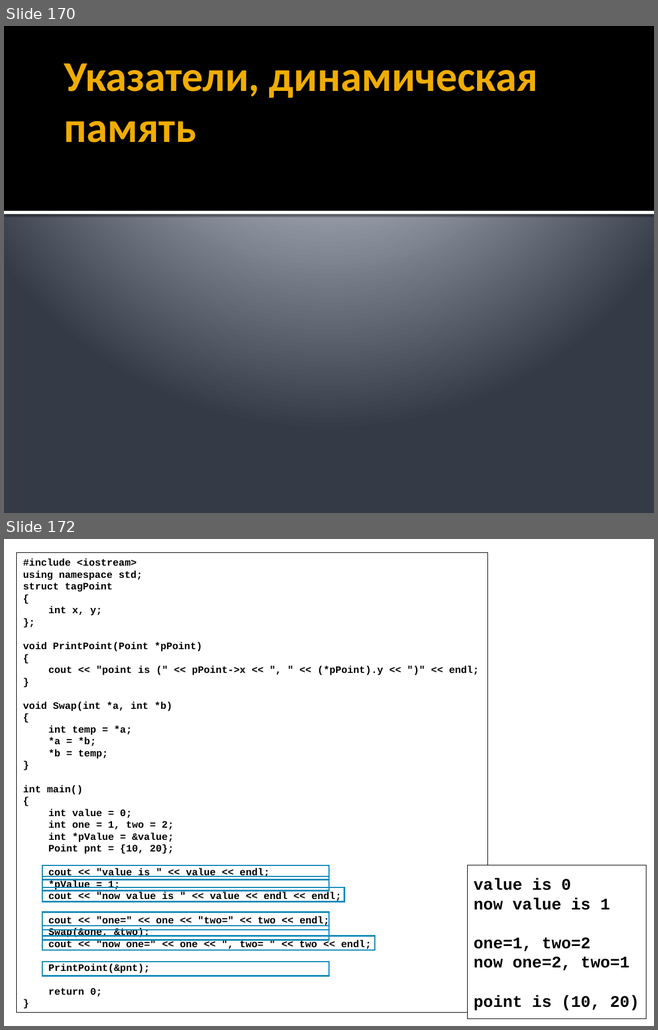
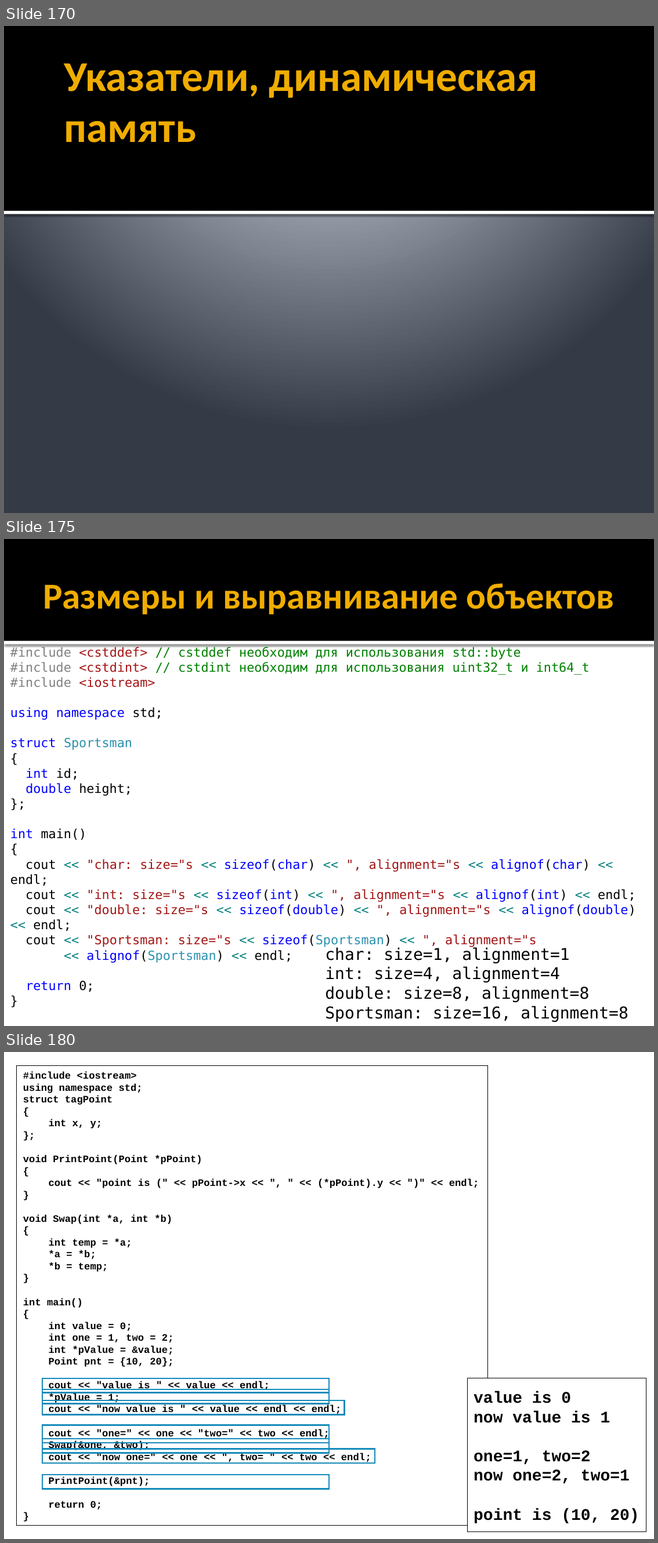
Before and after one commit to alexey-malov/oop, a slide deck: lectures/01/Синтаксис C++.pptx. Shown one above the other, each under a label of ours: slides 170 and 172 before the commit, slides 170, 175 and 180 after it; the slides between them are not shown. The pictures are 658x1030 and 658x1543 pixels, drawn with LibreOffice and Linux fonts; fonts in the diff are those of the drawing. Boxes give left, top, right and bottom in pixels: in the first picture for what was removed or moved away, otherwise in the second. Text is boxed around its words. In the diff, an @@ line names an element or a change of style, - is before the commit and + after.

```diff
--- a/lectures/01/Синтаксис C++.pptx
+++ b/lectures/01/Синтаксис C++.pptx
@@ slide 175 added at (4, 539, 654, 1026), background #FFFFFF @@
@@ rectangle added at (4, 539, 654, 641), fill #000000 @@
@@ title added at (43, 583, 614, 614), 40.5 pt, text #F0AD00, bold @@
+Размеры и выравнивание объектов
@@ rectangle added at (4, 641, 654, 644), fill #FFFFFF @@
@@ text added at (10, 646, 636, 992), 14 pt, text #A31515 @@
+#include <cstddef> // cstddef необходим для использования std::byte
+#include <cstdint> // cstdint необходим для использования uint32_t и int64_t
+#include <iostream>
+using namespace std;
+struct Sportsman
+{
+int id;
+double height;
+};
+int main()
+{
+cout << "char: size="s << sizeof(char) << ", alignment="s << alignof(char) << endl;
+cout << "int: size="s << sizeof(int) << ", alignment="s << alignof(int) << endl;
+cout << "double: size="s << sizeof(double) << ", alignment="s << alignof(double) << endl;
+cout << "Sportsman: size="s << sizeof(Sportsman) << ", alignment="s
+<< alignof(Sportsman) << endl;
+return 0;
+}
@@ text added at (325, 947, 628, 1022), 18 pt, text #000000 @@
+char: size=1, alignment=1
+int: size=4, alignment=4
+double: size=8, alignment=8
+Sportsman: size=16, alignment=8
@@ what was slide 172 is now slide 180 @@
```
Also in this commit, not shown: 2 slides changed, 7 other slides added, 5 other files.
